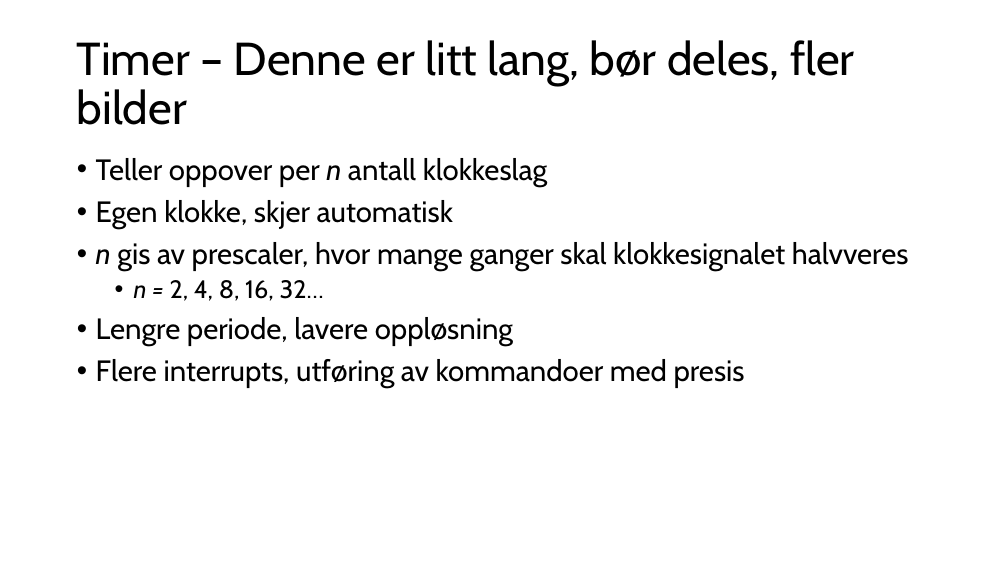
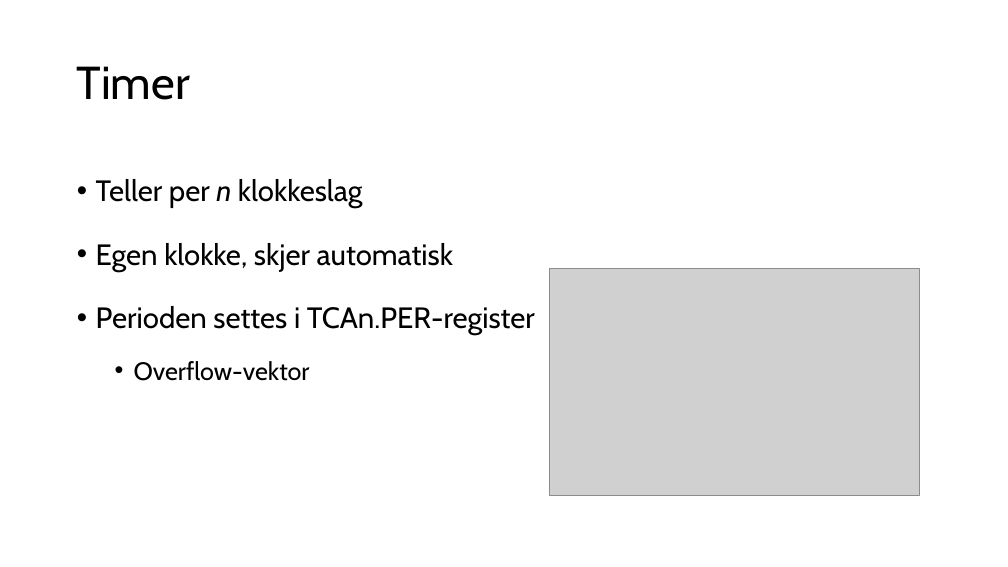
Before and after one commit to ElektraVerksted/AVR-kurs, a slide deck: slide 17 of Kursdag 2/Dag to.pptx. Drawn at 1008x567 pixels with LibreOffice and Linux fonts; fonts in the diff are those of the drawing; grey boxes stand for pictures. Boxes give left, top, right and bottom in pixels: in the first picture for what was removed or moved away, otherwise in the second. Text is boxed around its words. In the diff, an @@ line names an element or a change of style, - is before the commit and + after.

```diff
--- a/Kursdag 2/Dag to.pptx
+++ b/Kursdag 2/Dag to.pptx
@@ title at (x1=77, y1=66, x2=190, y2=100): text changed @@
-Timer – Denne er litt lang, bør deles, fler bilder
+Timer
@@ text at (x1=96, y1=179, x2=363, y2=208): text changed @@
-• Teller oppover per n antall klokkeslag
+• Teller per n klokkeslag
@@ text at (x1=96, y1=243, x2=453, y2=272): line spacing 0.9 to 1.5 @@
@@ picture added at (x1=550, y1=268, x2=920, y2=496) @@
@@ text at (x1=96, y1=306, x2=535, y2=381): text changed @@
-• n gis av prescaler, hvor mange ganger skal klokkesignalet halvveres
-  • n = 2, 4, 8, 16, 32…
-• Lengre periode, lavere oppløsning
-• Flere interrupts, utføring av kommandoer med presis
+• Perioden settes i TCAn.PER-register
+  • Overflow-vektor
```
Also in this commit, not shown: 3 other slides changed, 2 slides added, 1 other file.
